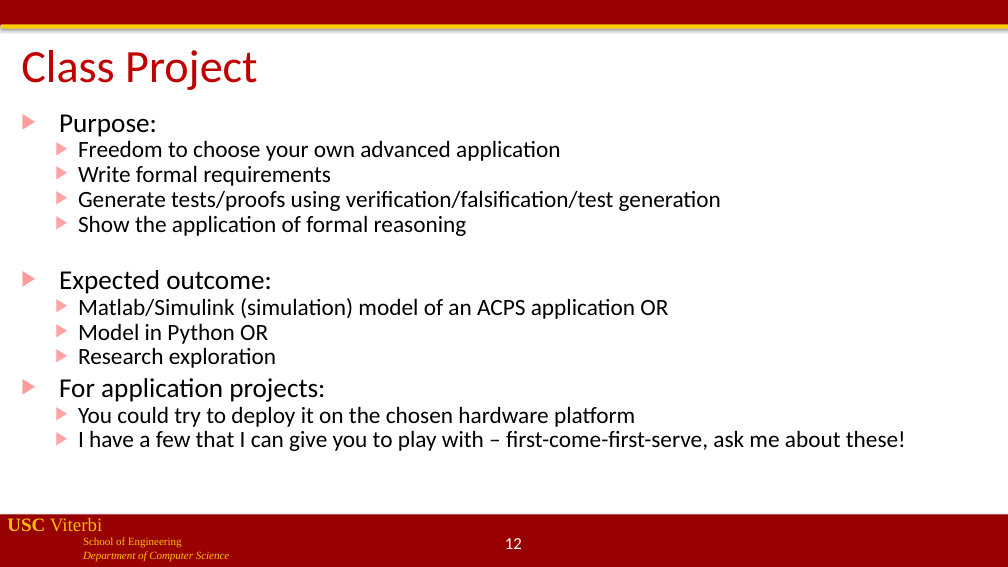
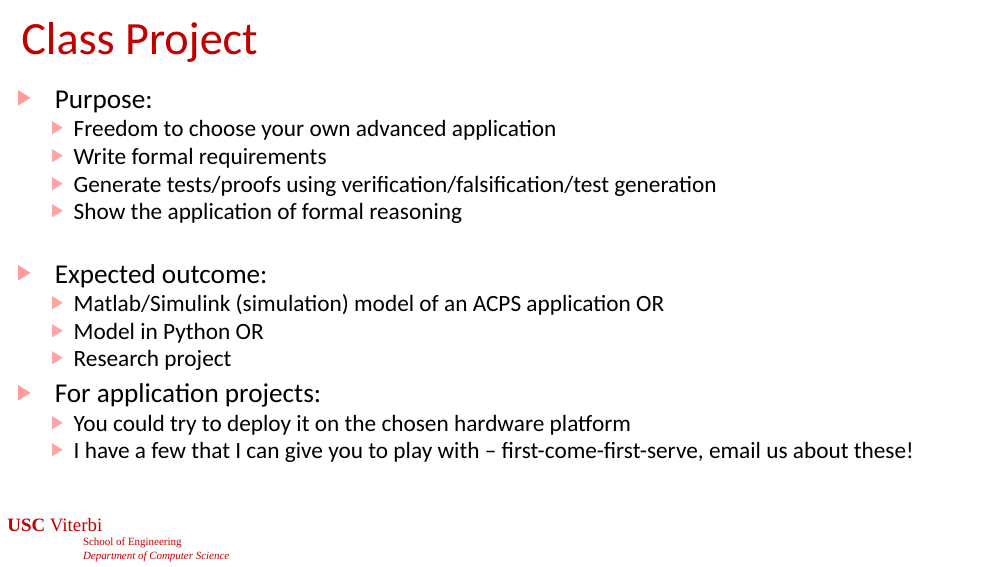
Before and after one commit to jdeshmukh/jdeshmukh.github.io, a slide deck: slide 12 of teaching/cs513slides/lecture0-Course-Intro.pptx. Drawn at 1008x567 pixels with LibreOffice and Linux fonts; fonts in the diff are those of the drawing; background and template pictures are left out. Boxes give left, top, right and bottom in pixels: in the first picture for what was removed or moved away, otherwise in the second. Text is boxed around its words. In the diff, an @@ line names an element or a change of style, - is before the commit and + after.

```diff
--- a/teaching/cs513slides/lecture0-Course-Intro.pptx
+++ b/teaching/cs513slides/lecture0-Course-Intro.pptx
@@ rectangle removed at bbox=[0, 0, 1008, 25] @@
@@ rectangle removed at bbox=[1, 24, 1008, 29] @@
@@ title "Class Project": place and size @@
-title "Class Project" at bbox=[21, 50, 257, 90]
+title "Class Project" at bbox=[21, 22, 257, 62]
@@ text "Purpose:": place and size @@
-text "Purpose:" at bbox=[59, 114, 906, 451]
+text "Purpose:" at bbox=[55, 90, 914, 462]
@@ text at bbox=[55, 90, 716, 435]: line spacing 0.7 to 0.8 @@
@@ text at bbox=[74, 349, 231, 370]: text changed @@
-  ▶ Research exploration
+  ▶ Research project
@@ text at bbox=[74, 441, 914, 462]: text changed @@
-  ▶ I have a few that I can give you to play with – first-come-first-serve, ask me about these!
+  ▶ I have a few that I can give you to play with – first-come-first-serve, email us about these!
@@ text "USC Viterbi" at bbox=[7, 518, 229, 561]: text colour #FFC000 to #C00000 @@
@@ rectangle removed at bbox=[0, 515, 1008, 567] @@
```
Also in this commit, not shown: 19 other slides changed, 3 other files.
